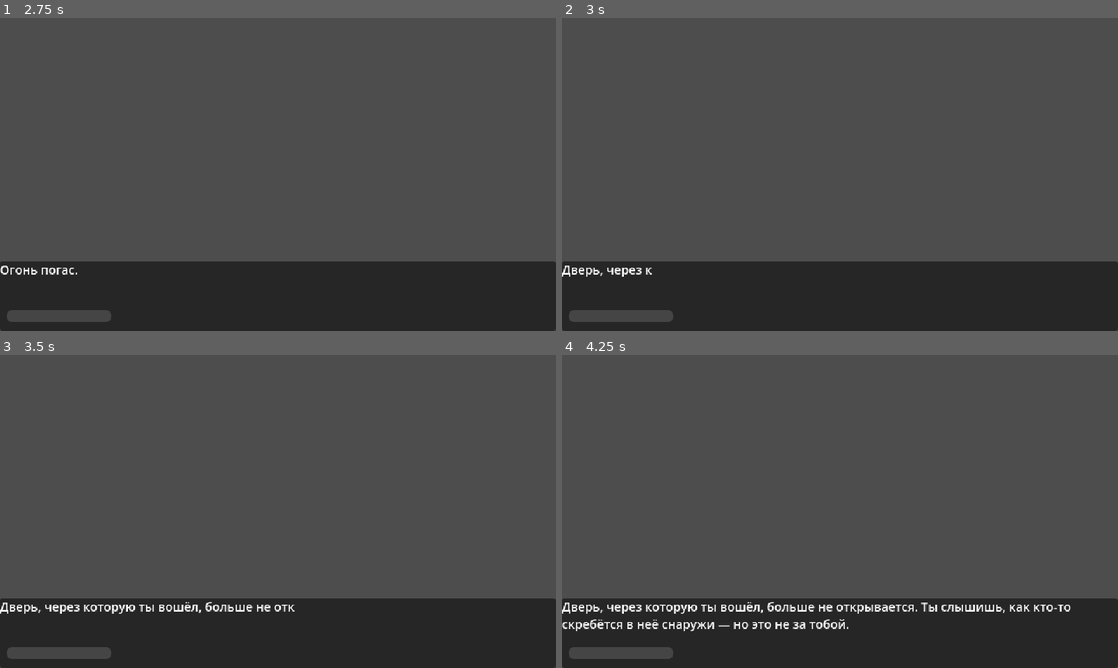
Above: before the commit, frames 1-4 (two rows, left to right).
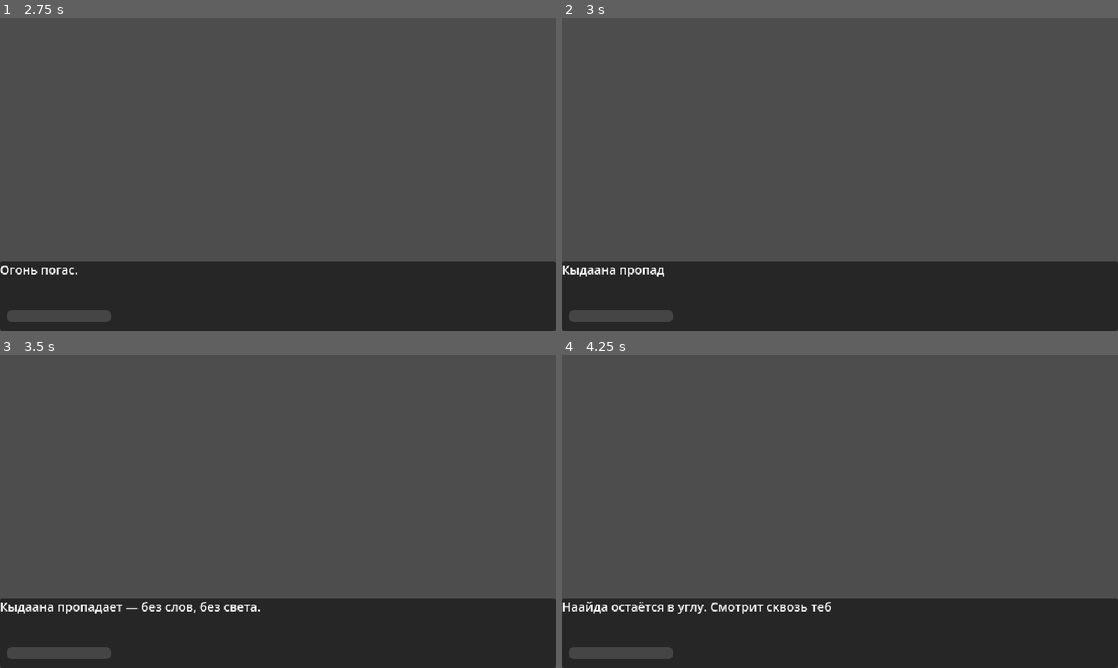
Above: after the commit, the same moments.

Repository: PNVDEVOPS/balagan_game
Game: Godot game, scene res://scenes/rooms/room_finale.tscn
Two runs of this game, one before a commit and one after it. Both use one fixed random seed, a clock stepped at 60 frames per second and the inputs below. This scene is started directly instead of the project's main scene.
Inputs (mouse positions are in pixels of both pictures, inside the frame that each line leads up to):
- Up to frame 1 (2.75 s): tap Enter at 0.5 s; move the mouse to (400, 158) at 0.52 s; hold D (move_right) 0.53-1.25 s; hold Space (advance_dialogue) 0.53-1.25 s; click (400, 158) at 0.67 s; drag from (166, 190) to (250, 237) at 1.27 s; move the mouse to (333, 105) at 2.02 s; hold A (move_left) from 2.03 s (still down); hold E (interact) from 2.03 s (still down)
- Up to frame 2 (3 s): release A (move_left) at 2.75 s; release E (interact) at 2.75 s; tap Space (advance_dialogue) at 2.75 s; drag from (812, 237) to (673, 127) at 2.77 s
- Up to frame 3 (3.5 s): no input
- Up to frame 4 (4.25 s): move the mouse to (1006, 558) at 3.52 s; hold D (move_right) from 3.53 s (still down); hold Space (advance_dialogue) from 3.53 s (still down)

Frame 1 is identical in both runs. In frame 2, 0.3% of the frame differs, in the area x 0-19%, y 79-83%; in frame 3, 0.9%; in frame 4, 2.0%, in the area x 0-92%, y 78-89%.

Commit message:
content: finale — Кыдаана verbatim dialogue, bad ending loop text, save wipe on bad ending

Diff:
--- a/data/dialogues/finale.json
+++ b/data/dialogues/finale.json
@@ -1,17 +1,25 @@
 {
   "good_part1": [
-    {"speaker": "Айыына", "text": "Ты услышал меня. Спустя столько зим — кто-то наконец услышал."},
-    {"speaker": "Айыына", "text": "Меня звали Сардаана. Я не успела сказать это никому, кроме матери и Ньургуна. А теперь — и тебе."}
+    {"speaker": "Кыдаана", "text": "Ты услышал меня. Спустя столько зим — кто-то наконец услышал."},
+    {"speaker": "Кыдаана", "text": "Меня звали Кыдаана. Я не успела сказать это никому, кроме матери и Ньургуна. А теперь — и тебе."}
   ],
   "good_part2": [
-    {"speaker": "Айыына", "text": "Она ждала со мной. Все эти годы. Теперь — пойдёт со мной туда, где светло."},
-    {"speaker": "Айыына", "text": "Уходи из этого дома, пока огонь не догорел. И не возвращайся. Пусть он осыпется и зарастёт травой — так будет правильно."},
-    {"speaker": "Айыына", "text": "Спасибо тебе. Иди."}
+    {"speaker": "Кыдаана", "text": "Она ждала со мной. Все эти годы. Теперь — пойдёт со мной туда, где светло."},
+    {"speaker": "Кыдаана", "text": "Уходи из этого дома, пока огонь не догорел. И не возвращайся. Пусть он осыпется и зарастёт травой — так будет правильно."},
+    {"speaker": "Кыдаана", "text": "Спасибо тебе. Иди."}
   ],
   "bad": [
     {"speaker": "", "text": "Огонь погас."},
-    {"speaker": "", "text": "Дверь, через которую ты вошёл, больше не открывается. Ты слышишь, как кто-то скребётся в неё снаружи — но это не за тобой."},
-    {"speaker": "", "text": "Лайка смотрит на тебя из угла. В её глазах нет узнавания."},
-    {"speaker": "", "text": "Теперь вас в этом доме — трое."}
+    {"speaker": "", "text": "Кыдаана пропадает — без слов, без света."},
+    {"speaker": "", "text": "Наайда остаётся в углу. Смотрит сквозь тебя пустыми глазами."},
+    {"speaker": "", "text": "Все двери заперты. Все окна заколочены изнутри."}
+  ],
+  "bad_loop": [
+    {"speaker": "", "text": "В щели двери — силуэт. Кто-то идёт к балагану через снег."},
+    {"speaker": "", "text": "Подходит ближе. Останавливается у крыльца. Стряхивает снег с шапки."},
+    {"speaker": "", "text": "«Здесь хотя бы тепло будет...»"},
+    {"speaker": "Игрок", "text": "НЕТ! НЕ ЗАХОДИ! СЛЫШИШЬ?! НЕ ЗАХОДИ СЮДА! УХОДИ ОТСЮДА!!!"},
+    {"speaker": "", "text": "Его не слышат. Никогда не услышат."},
+    {"speaker": "", "text": "Тот, снаружи, толкает дверь и переступает порог."}
   ]
 }
--- a/scripts/rooms/finale.gd
+++ b/scripts/rooms/finale.gd
@@ -41,7 +41,7 @@
 		laika_tween.parallel().tween_property(laika.glow, "energy", 2.0, 1.5)
 		laika_tween.parallel().tween_property(laika.glow, "energy", 0.0, 1.5).set_delay(1.5)
 		await get_tree().create_timer(1.5).timeout
-		DialogueManager.show_text("", "Тихий скулёж. Она светится — так же, как Айыына.")
+		DialogueManager.show_text("", "Тихий скулёж. Она светится — так же, как Кыдаана.")
 		await DialogueManager.dialogue_finished
 		await laika_tween.finished
 
@@ -62,8 +62,21 @@
 	DialogueManager.start_dialogue("finale/bad")
 	await DialogueManager.dialogue_finished
 
-	await get_tree().create_timer(3.0).timeout
-	get_tree().change_scene_to_file("res://scenes/ui/credits.tscn")
+	await get_tree().create_timer(1.5).timeout
+
+	DialogueManager.start_dialogue("finale/bad_loop")
+	await DialogueManager.dialogue_finished
+
+	await get_tree().create_timer(2.0).timeout
+
+	# Wipe save — bad ending means starting over
+	SaveManager.delete_save()
+	GameManager.artifacts_collected.clear()
+	GameManager.notes_found.clear()
+	GameManager.loop_state = 0
+	GameManager.ritual_result = ""
+
+	get_tree().change_scene_to_file("res://scenes/ui/main_menu.tscn")
 
 func _post_credits(bg: ColorRect) -> void:
 	var tween := create_tween()
